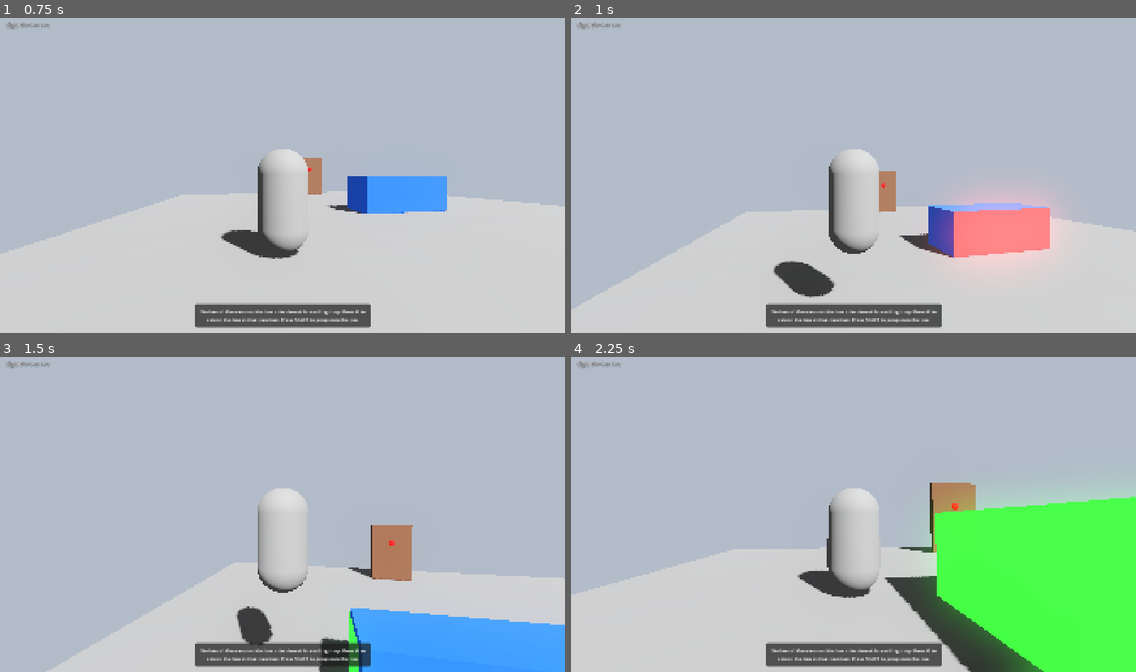
Above: before the commit, frames 1-4 (two rows, left to right).
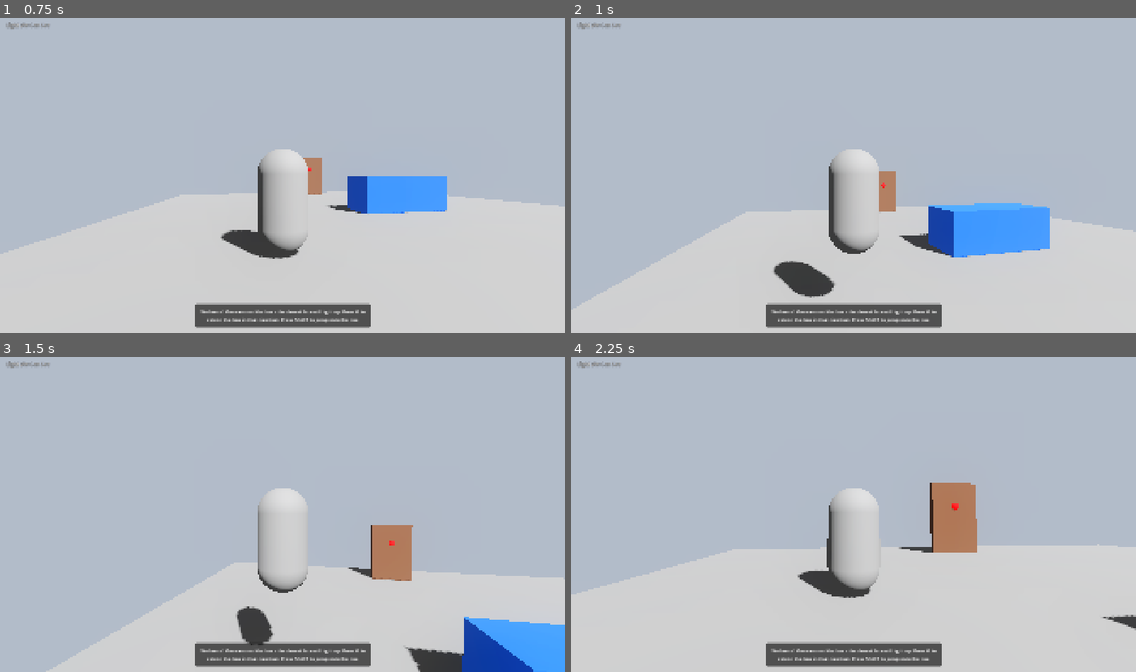
Above: after the commit, the same moments.

Repository: JacobSchantz/LightWeCanSee
Game: Godot game, scene res://scenes/tutorial_level.tscn
The game is run twice, just before and just after one commit, with the same random seed, the same clock (stepped at 60 frames per second) and the same inputs.
Inputs (mouse positions are in pixels of both pictures, inside the frame that each line leads up to):
- Up to frame 1 (0.75 s): tap G (extend_box) at 0.5, 0.6 s; move the mouse to (310, 172) at 0.52 s; hold Up (ui_up) from 0.53 s (still down); click (310, 172) at 0.67 s
- Up to frame 2 (1 s): keep holding Up (ui_up); tap Enter (ui_accept) at 0.77 s
- Up to frame 3 (1.5 s): keep holding Up (ui_up); tap G (extend_box) at 1.25, 1.35 s; move the mouse to (254, 514) at 1.27 s
- Up to frame 4 (2.25 s): keep holding Up (ui_up); tap Enter (ui_accept) at 1.52 s; tap G (extend_box) at 2, 2.1 s; move the mouse to (864, 508) at 2.02 s

Frame 1 is identical in both runs. In frame 2, 4.8% of the frame differs, in the area x 61-87%, y 54-81%; in frame 3, 5.5%; in frame 4, 20%, in the area x 55-100%, y 44-100%.

Commit message:
face selection working better

Diff:
--- a/scripts/interactive_box.gd
+++ b/scripts/interactive_box.gd
@@ -88,13 +88,22 @@
 		var rel_x = player.global_position.x - global_position.x
 		var rel_z = player.global_position.z - global_position.z
 
-		# Scale the relative position based on box scale to account for expansion
-		rel_x /= scale.x
-		rel_z /= scale.z
-
-		# Check if player is close enough to the box
+		# Calculate the distance from player to box center
 		var distance = Vector2(rel_x, rel_z).length()
-		if distance < detection_radius * 2:  # Increased radius for better detection
+
+		# Calculate the box's current size (accounting for scale)
+		var box_size_x = 1.0 * scale.x  # Assuming the box is 1 unit in size originally
+		var box_size_z = 1.0 * scale.z
+		var max_box_dimension = max(box_size_x, box_size_z)
+
+		# Only highlight faces if player is within one box size from the edge
+		var max_highlight_distance = max_box_dimension + 1.0  # One box size from the edge
+
+		if distance < max_highlight_distance:
+			# Scale the relative position based on box scale to account for expansion
+			var scaled_rel_x = rel_x / scale.x
+			var scaled_rel_z = rel_z / scale.z
+
 			# Determine which face to show based on which side of the diagonal the player is on
 			var visible_face = null
 
@@ -102,24 +111,24 @@
 			var epsilon = 0.001
 
 			# Handle exact corner cases
-			if abs(abs(rel_x) - abs(rel_z)) < epsilon:
+			if abs(abs(scaled_rel_x) - abs(scaled_rel_z)) < epsilon:
 				# Player is very close to a diagonal line
 				# Choose based on which quadrant they're in
-				if rel_x > 0 and rel_z > 0:
+				if scaled_rel_x > 0 and scaled_rel_z > 0:
 					visible_face = red_face  # Front-right corner, default to front
-				elif rel_x < 0 and rel_z > 0:
+				elif scaled_rel_x < 0 and scaled_rel_z > 0:
 					visible_face = red_face  # Front-left corner, default to front
-				elif rel_x > 0 and rel_z < 0:
+				elif scaled_rel_x > 0 and scaled_rel_z < 0:
 					visible_face = yellow_face  # Back-right corner, default to right
 				else:
 					visible_face = purple_face  # Back-left corner, default to back
 			else:
 				# Normal diagonal line check
-				if rel_x > rel_z and rel_x > -rel_z:
+				if scaled_rel_x > scaled_rel_z and scaled_rel_x > -scaled_rel_z:
 					visible_face = yellow_face  # Right face (positive X)
-				elif rel_x < rel_z and rel_x < -rel_z:
+				elif scaled_rel_x < scaled_rel_z and scaled_rel_x < -scaled_rel_z:
 					visible_face = green_face   # Left face (negative X)
-				elif rel_z > rel_x and rel_z > -rel_x:
+				elif scaled_rel_z > scaled_rel_x and scaled_rel_z > -scaled_rel_x:
 					visible_face = red_face     # Front face (positive Z)
 				else:
 					visible_face = purple_face  # Back face (negative Z)
